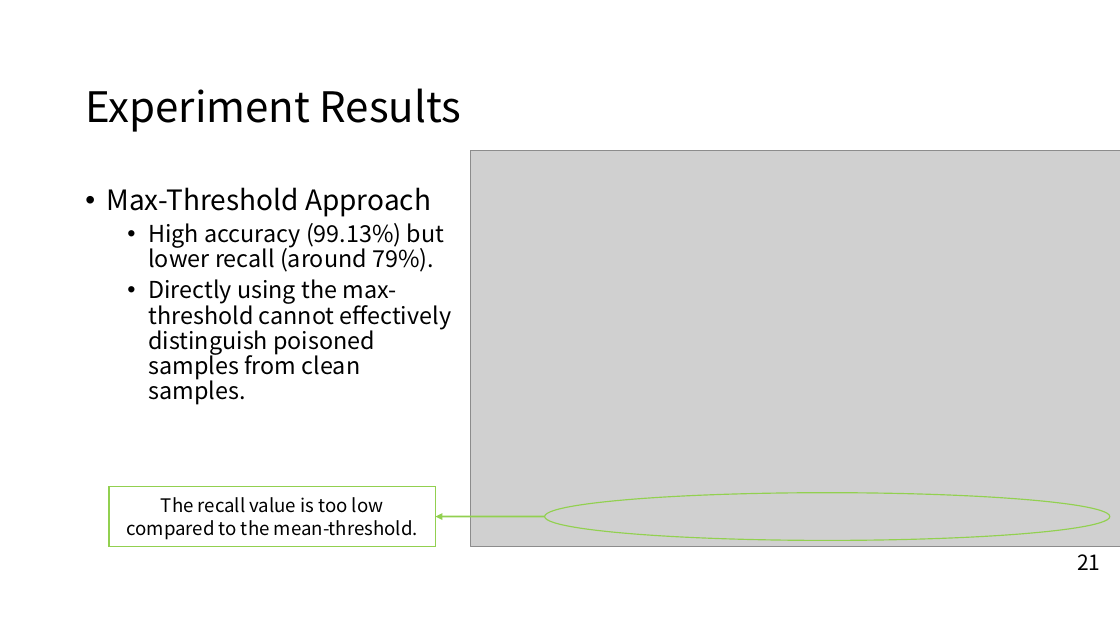
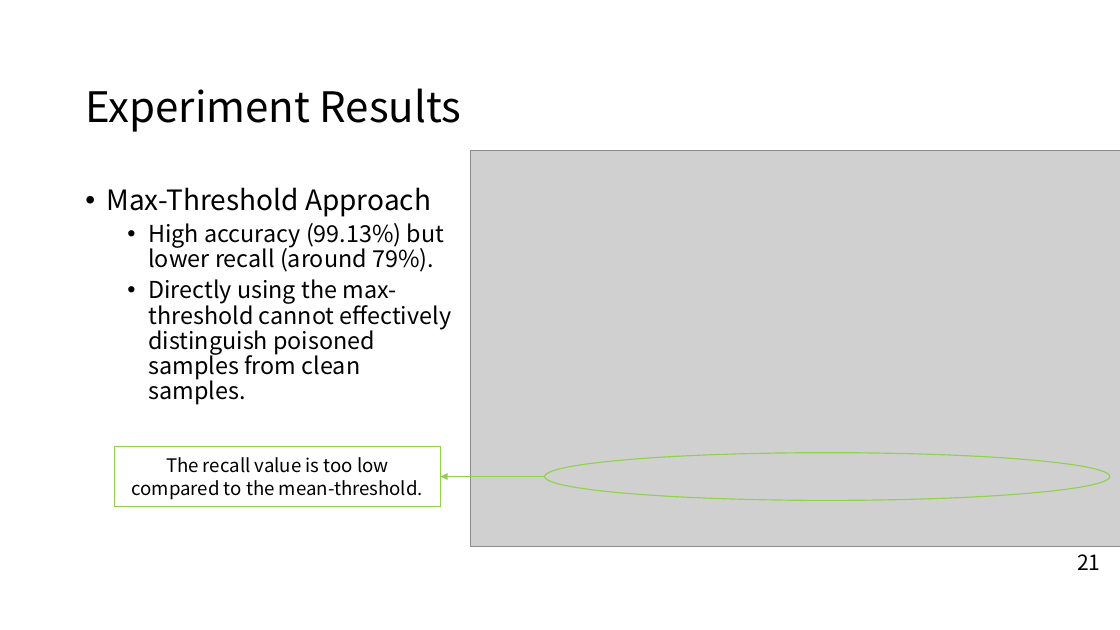
Before and after one commit to GSUGroup/GroupMeetingSchedule, a slide deck: slide 21 of Slides/Ziyang Wei/Detecting Backdoor Attacks via Similarity in Semantic Communication Systems.pptx. Drawn at 1120x630 pixels with LibreOffice and Linux fonts; fonts in the diff are those of the drawing; grey boxes stand for pictures; background and template pictures are left out. Boxes give left, top, right and bottom in pixels: in the first picture for what was removed or moved away, otherwise in the second. Text is boxed around its words. In the diff, an @@ line names an element or a change of style, - is before the commit and + after.

```diff
--- a/Slides/Ziyang Wei/Detecting Backdoor Attacks via Similarity in Semantic Communication Systems.pptx
+++ b/Slides/Ziyang Wei/Detecting Backdoor Attacks via Similarity in Semantic Communication Systems.pptx
@@ rectangle "The recall value is too ...": place and size @@
-rectangle "The recall value is too ..." at box(109, 486, 436, 547)
+rectangle "The recall value is too ..." at box(114, 446, 441, 507)
@@ arrow moved from (544, 517) - (435, 517) to (544, 476) - (441, 476) @@
@@ ellipse: place and size @@
-ellipse at box(544, 493, 1110, 541)
+ellipse at box(544, 453, 1110, 501)
```
Also in this commit, not shown: 2 other slides changed.
